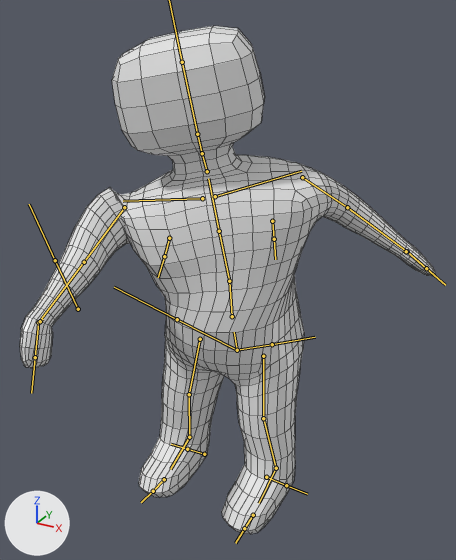
A saved change to the FBX model Assets/Meshes/Player.fbx.
Camera for both pictures: a camera (50 mm lens) standing at (0.892, -1.633, 1.596) and looking at (0.066, -0.13, 0.845). The lights are fixed; the arrows at lower left show +X, +Y and +Z. Both versions are drawn at frame 12 of the action 'rig|Attack_Vertical'; the numbers are the values there. The bones that bend it are drawn over the model as lines. Mesh edges are drawn as thin lines.

In view in the first picture: 'Player'.
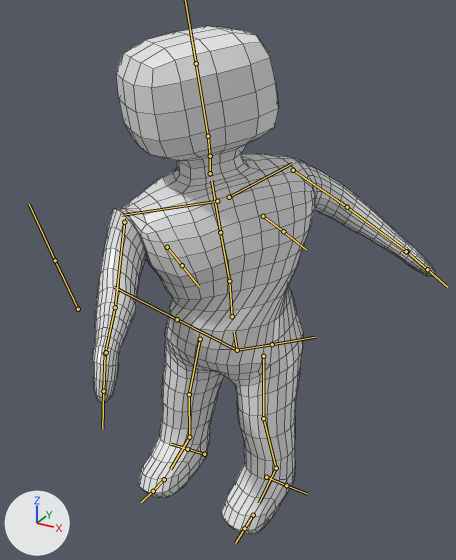
Where the change shows, as pixel boxes [x1, y1, x2, y2] in the pictures (456 x 560 px):
'Player', posed (17% narrower): before [20, 26, 435, 534]; after [92, 26, 435, 534]
bone 'spine.002', root to tip: before (229, 281) to (219, 231); after (229, 281) to (220, 232)
bone 'upper_arm.L', root to tip: before (302, 177) to (347, 207); after (293, 170) to (347, 207)
bone 'upper_arm.R', root to tip: before (124, 207) to (84, 262); after (124, 222) to (115, 307)
bone 'forearm.R', root to tip: before (84, 262) to (38, 322); after (115, 307) to (105, 353)
bone 'hand.R', root to tip: before (38, 322) to (35, 357); after (105, 353) to (103, 391)

What the commit changed:
Bone 'spine.002' (bone_spine_002) turns from (9, 25, 13) to (17, 49, 19) degrees about its own x, y and z.
Bone 'upper_arm.L' (bone_upper_arm_l) turns from (-19, -11, -19) to (14, 3, -18) degrees about its own x, y and z.
Bone 'forearm.L' (bone_forearm_l) turns from (22, 1, -3) to (20, 0, -3) degrees about its own x, y and z.
Bone 'upper_arm.R' (bone_upper_arm_r) turns from (87, 4, 63) to (64, 10, 56) degrees about its own x, y and z.
Bone 'forearm.R' (bone_forearm_r) turns from (-24, -1, -3) to (17, 0, 2) degrees about its own x, y and z.
Bone 'hand.R' (bone_hand_r) turns from (-43, 1, -7) to (-61, -1, -11) degrees about its own x, y and z.
